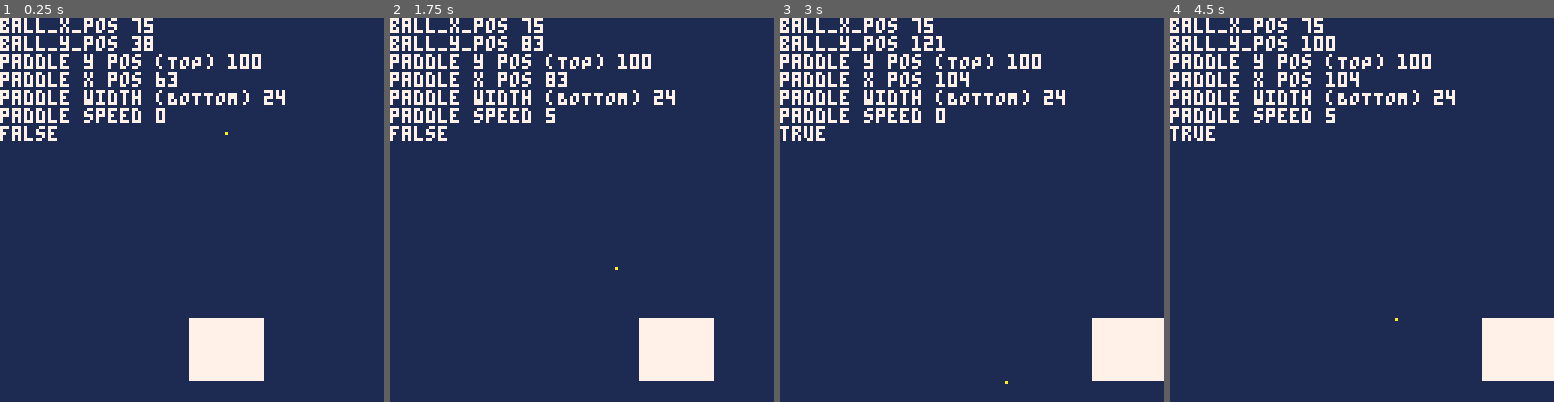
Above: before the commit, frames 1-4 (left to right).
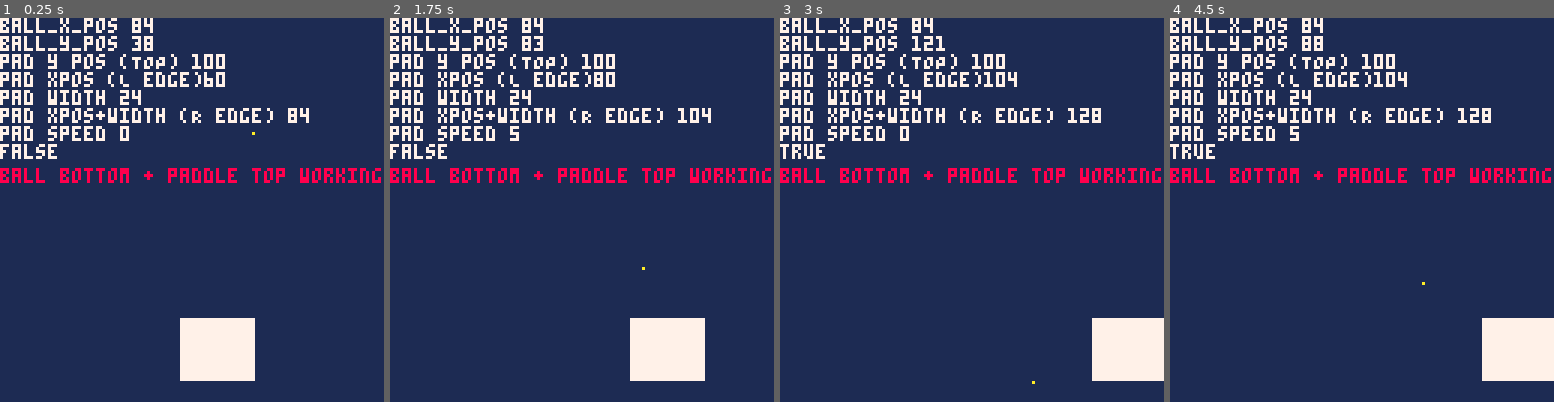
Above: after the commit, the same moments.

Repository: Mackeriah/Breakout-tutorial
Game: PICO-8 cartridge breakout/breakout.p8
Two runs of this game, one before a commit and one after it. Both use one fixed random seed, a clock stepped at 60 frames per second and the inputs below.
Inputs:
- Up to frame 1 (0.25 s): no input
- Up to frame 2 (1.75 s): hold Right from 1.6 s (still down)
- Up to frame 3 (3 s): release Right at 2.1 s; hold Right from 2.47 s (still down)
- Up to frame 4 (4.5 s): release Right at 3.03 s; hold Left 3.08-3.58 s; hold Right from 4.02 s (still down)

The runs differ from the first frame. In frame 1, 6.7% of the frame differs, in the area x 0-100%, y 0-95%; in frame 2, 6.7%; in frame 3, 6.0%; in frame 4, 6.2%.

Commit message:
Update breakout.p8
- first of four paddle collision checks working OK (to the best of my knowledge!)

Diff:
--- a/breakout/breakout.p8
+++ b/breakout/breakout.p8
@@ -4,12 +4,25 @@
 -- super breakout
 -- owen fitzgerald
 
+…(7 lines of a section not shown)…
+-- first of 4 parts of my collision tested OK (ball bottom against paddle top)
+…(5 lines of a section not shown)…
 sausages = false
 
 function _init() -- runs once at start
 	cls(0)
 	-- ball info
-	ball_x_pos = 75
+	ball_x_pos = 84
 	ball_y_pos = 30
 	ball_radius = 0
 	ball_x_speed = 0
@@ -20,7 +33,7 @@
 	paddle_y_pos = 100
 	paddle_width = 24
 	paddle_height = 20
-	paddle_speed = 5
+	paddle_speed = 0
 end
 
 function _update() -- runs every frame
@@ -40,14 +53,22 @@
 	--print(paddle_speed, 0, 0, 7)
 	print('ball_x_pos '..ball_x_pos)
 	print('ball_y_pos '..ball_y_pos)
-	print('paddle y pos (TOP) '..paddle_y_pos)
-	print('paddle x pos '..paddle_x_pos)
-	print('paddle width (BOTTOM) '..paddle_width)
-	print('paddle speed '..paddle_speed)
+	print('pad y pos (TOP) '..paddle_y_pos)
+	print('pad xpos (L edge)'..paddle_x_pos)
+	print('pad width '..paddle_width)
+	print('pad xpos+width (R edge) '..paddle_x_pos+paddle_width)
+	print('pad speed '..paddle_speed)
 	print(sausages)
+	print("ball bottom + paddle top working", 0, 50, 8)
 
-	if (ball_y_pos+ball_radius == paddle_y_pos-1) then
+	if (ball_y_pos + ball_radius > paddle_y_pos-1) then
 		sausages = true
+	end
+	if ball_x_pos < paddle_x_pos then
+		 sausages = true
+	end
+	if ball_x_pos > paddle_x_pos+paddle_width then
+	 	 sausages = true
 	end
 	-- if (ball_y_pos + ball_radius == paddle_y_pos-1) and
 	--    ball_x_pos >= paddle_x_pos and
@@ -115,11 +136,11 @@
 end
 
 function ball_paddle_collision()
-	-- did bottom of ball hit top of paddle?
+	-- did bottom of ball hit top of paddle? (-1 as that's the contact point)
 	if (ball_y_pos + ball_radius == paddle_y_pos-1) and
-	   ball_x_pos >= paddle_x_pos and
-	   (ball_x_pos <= paddle_x_pos+paddle_width) then
-		ball_y_speed = -ball_y_speed
+	   ball_x_pos >= paddle_x_pos and -- check ball is at or beyond paddle left side
+	   (ball_x_pos <= paddle_x_pos+paddle_width) then -- and right side
+		ball_y_speed = -ball_y_speed -- therefore vertical bounce
 		sfx(1)
 	end
 	-- did top of ball hit bottm of paddle?
